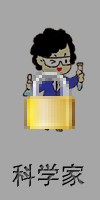
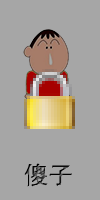
Layered file, before and after one edit (100x200). Changes by layer:
added layer "fullyr" above "fullyb" over box(23, 29, 70, 111)
painted on "敢死队" over box(12, 163, 85, 187)
hid "scientistb0" over box(22, 27, 85, 132)
